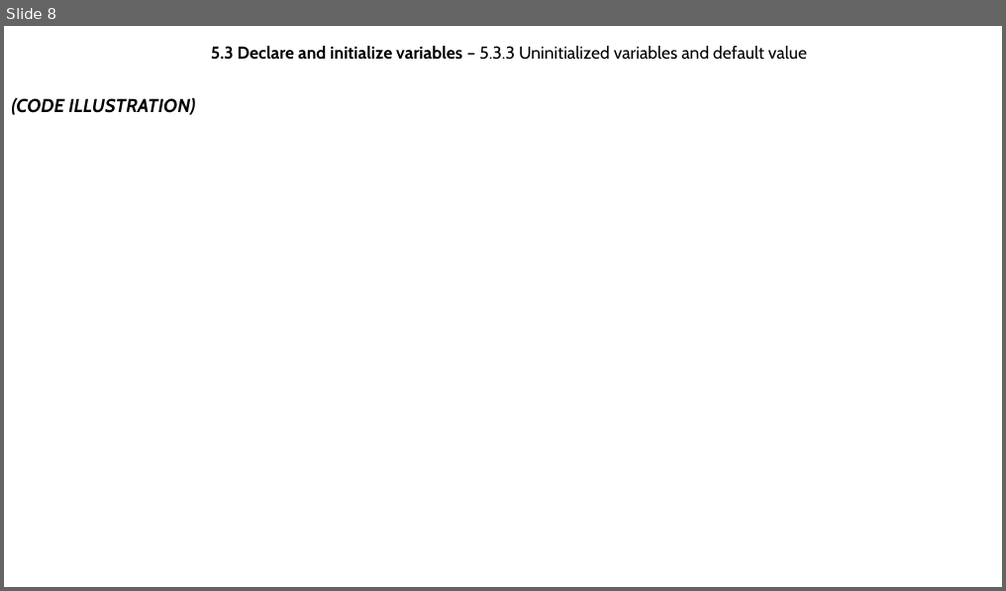
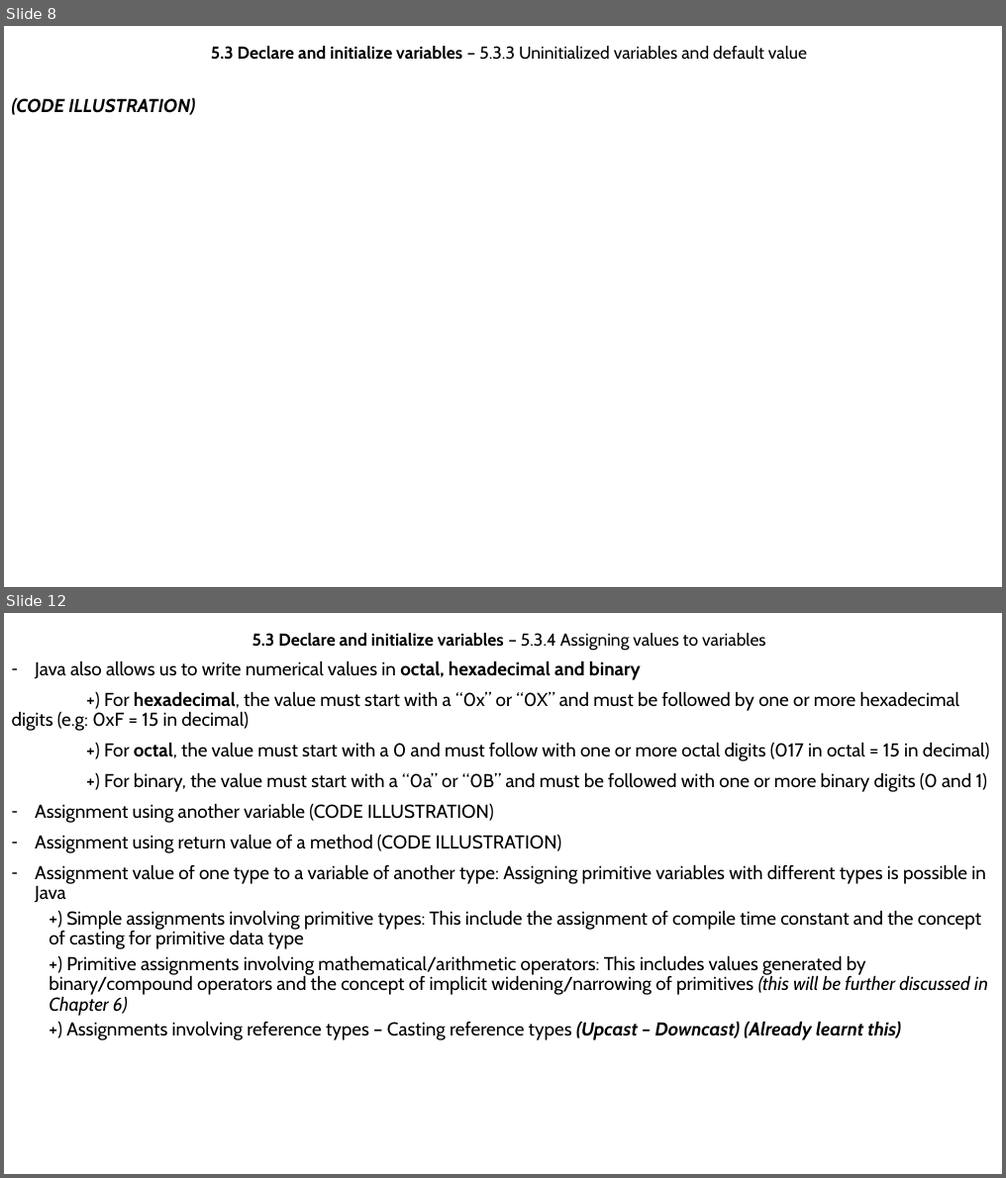
Before and after one commit to MaiDinhVinh/CS-Java, a slide deck: Java SE 8 Teaching Material/Chapter 5 - Working With Java Data Type.pptx. Shown one above the other, each under a label of ours: slide 8 before the commit, slides 8 and 12 after it; the slides between them are not shown. The pictures are 1006x591 and 1006x1178 pixels, drawn with LibreOffice and Linux fonts; fonts in the diff are those of the drawing. Boxes give left, top, right and bottom in pixels: in the first picture for what was removed or moved away, otherwise in the second. Text is boxed around its words. In the diff, an @@ line names an element or a change of style, - is before the commit and + after.

```diff
--- a/Java SE 8 Teaching Material/Chapter 5 - Working With Java Data Type.pptx
+++ b/Java SE 8 Teaching Material/Chapter 5 - Working With Java Data Type.pptx
@@ slide 12 added at <box>4,613,1002,1174</box>, background #FFFFFF @@
@@ subtitle added at <box>252,633,766,651</box>, 16.6 pt, text #000000, bold @@
+5.3 Declare and initialize variables – 5.3.4 Assigning values to variables
@@ text added at <box>12,661,990,1041</box>, 18 pt, text #000000 @@
+– Java also allows us to write numerical values in octal, hexadecimal and binary
++) For hexadecimal, the value must start with a “0x” or “0X” and must be followed by one or more hexadecimal digits (e.g: 0xF = 15 in decimal)
++) For octal, the value must start with a 0 and must follow with one or more octal digits (017 in octal = 15 in decimal)
++) For binary, the value must start with a “0a” or “0B” and must be followed with one or more binary digits (0 and 1)
+– Assignment using another variable (CODE ILLUSTRATION)
+– Assignment using return value of a method (CODE ILLUSTRATION)
+– Assignment value of one type to a variable of another type: Assigning primitive variables with different types is possible in Java
+  +) Simple assignments involving primitive types: This include the assignment of compile time constant and the concept of casting for primitive data type
+  +) Primitive assignments involving mathematical/arithmetic operators: This includes values generated by binary/compound operators and the concept of implicit widening/narrowing of primitives (this will be further discussed in Chapter 6)
+  +) Assignments involving reference types – Casting reference types (Upcast – Downcast) (Already learnt this)
```
Also in this commit, not shown: 1 slide changed, 4 other slides added.
